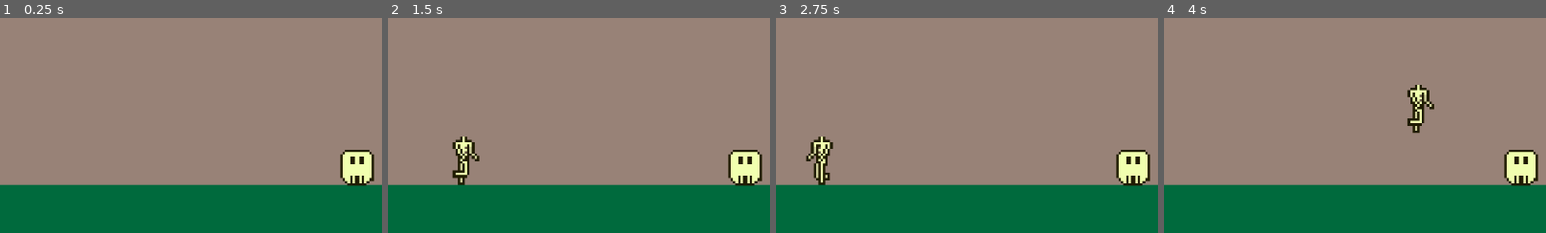
Above: before the commit, frames 1-4 (left to right).
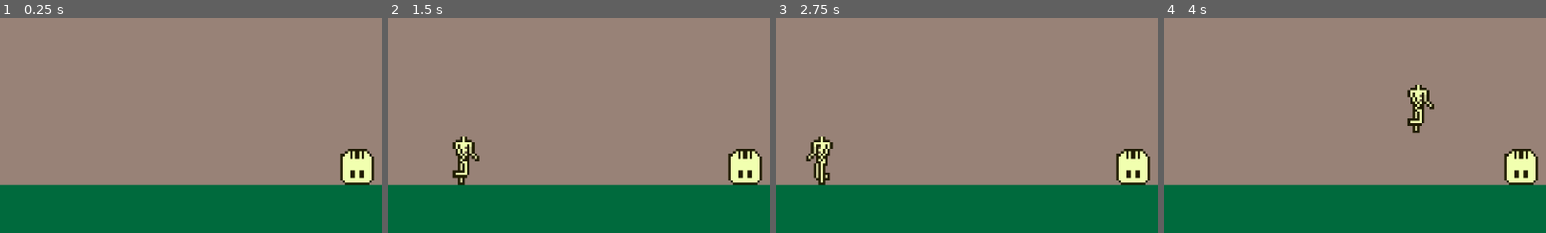
Above: after the commit, the same moments.

Repository: tucksravin/dont-lose-your-head
Game: Godot game, scene res://scenes/reunion/reunion.tscn
Two runs of this game, one before a commit and one after it. Both use one fixed random seed, a clock stepped at 60 frames per second and the inputs below. This scene is started directly instead of the project's main scene.
Inputs:
- Up to frame 1 (0.25 s): no input
- Up to frame 2 (1.5 s): tap Enter at 0.5 s; hold D (move_right) from 0.53 s (still down); tap E (interact) at 0.6, 1.35 s; tap Space (jump) at 0.77 s
- Up to frame 3 (2.75 s): tap Space (jump) at 1.52 s; release D (move_right) at 2.03 s; hold A (move_left) from 2.03 s (still down); tap E (interact) at 2.1 s
- Up to frame 4 (4 s): release A (move_left) at 2.78 s; hold D (move_right) from 2.78 s (still down); tap E (interact) at 2.85, 3.6 s; tap Space (jump) at 3.02, 3.77 s
The pictures show only the part of the screen within x 28-78%, y 50-100%; the shares and areas given below are measured in that part.

The runs differ from the first frame. In frame 1, 0.6% of the frame differs, in the area x 89-98%, y 60-79%; in frame 2, 0.6%; in frame 3, 0.6%; in frame 4, 0.6%.

Commit message:
Ending: head and body land upside down, seated; restore intro sprite; trim bridge
- reunion: the head now lies upside down (rotation PI) and sits on the floor
  exactly (art rows 290-319 against a floor top of 320). The body dives onto
  it: up-and-over with the turn on the rise, then an accelerating fall, ending
  balanced neck-down on the skull with no gap (rows 248-319, one continuous
  figure). Tunables are @export: dive_rise / dive_fall / dive_apex /
  landing_offset.
- reunion: pin the body sprite to idle frame 0 before disabling it. Freezing
  the node also freezes the AnimatedSprite2D, and the walk frames are a few px
  shorter than idle, so the landing height varied run to run. Now identical
  across three runs.
- intro.tscn: restore the head Sprite2D and the palette sky/ground. The merge
  of #11 re-saved the scene from an older copy, putting back the yellow
  ColorRect and the off-palette #1b1b2a sky while leaving the head_side
  texture declared but unused.
- bridge.png trimmed 64x16 -> 26x8 (34 px of empty canvas on the right, 8 on
  top were putting a gap around it wherever it was placed).
- sprites README: head_keyed's Aseprite tags recorded (look left / center /
  look right / wink / imprisoned f5-8).

Diff:
--- a/scenes/intro/intro.tscn
+++ b/scenes/intro/intro.tscn
@@ -14,7 +14,7 @@
 
 [node name="Background" type="Polygon2D" parent="." unique_id=1896323117]
 z_index = -1
-color = Color(0.105882, 0.105882, 0.164706, 1)
+color = Color(0.596078431372549, 0.509803921568627, 0.466666666666667, 1)
 polygon = PackedVector2Array(0, 0, 640, 0, 640, 360, 0, 360)
 
 [node name="Camera2D" type="Camera2D" parent="." unique_id=2066016079]
@@ -27,7 +27,7 @@
 shape = SubResource("WorldBoundaryShape2D_1")
 
 [node name="Visual" type="Polygon2D" parent="Ground" unique_id=1939201382]
-color = Color(0.25, 0.25, 0.3, 1)
+color = Color(0.270588235294118, 0.219607843137255, 0.109803921568627, 1)
 polygon = PackedVector2Array(-5000, 0, 5000, 0, 5000, 50, -5000, 50)
 
 [node name="HeadBlob" type="CharacterBody2D" parent="." unique_id=1717716912]
@@ -37,12 +37,10 @@
 position = Vector2(0, -14)
 shape = SubResource("RectangleShape2D_head")
 
-[node name="Visual" type="ColorRect" parent="HeadBlob" unique_id=438638277]
-offset_left = -14.0
-offset_top = -28.0
-offset_right = 14.0
-mouse_filter = 2
-color = Color(0.95, 0.85, 0.3, 1)
+[node name="Visual" type="Sprite2D" parent="HeadBlob" unique_id=438638277]
+position = Vector2(0, -14)
+scale = Vector2(2, 2)
+texture = ExtResource("3_head_tex")
 
 [node name="Body" parent="." unique_id=473802789 instance=ExtResource("2_body")]
 position = Vector2(100, 320)
--- a/scenes/reunion/reunion.gd
+++ b/scenes/reunion/reunion.gd
@@ -8,7 +8,8 @@
 ## release() is never called here, so the head stays put for good.
 ##
 ## When within interact_distance and the player presses "interact", a chained
-## Tween snaps the body to the head, fades to black, then loads next_scene.
+## Tween dives the body onto the upside-down head, fades to black, then loads
+## next_scene.
 ##
 ## Tween — Godot's built-in interpolator; create_tween() ties its lifetime to
 ## the scene tree so it cleans itself up automatically.
@@ -22,8 +23,17 @@
 
 ## Distance in pixels at which the interact prompt appears and "interact" works.
 @export var interact_distance: float = 64.0
-## Duration of the body-snaps-to-head animation (seconds).
-@export var merge_duration: float = 0.4
+## The dive, in two beats: the body leaves the ground and turns over (rise),
+## then drops onto the head (fall). Seconds.
+@export var dive_rise: float = 0.32
+@export var dive_fall: float = 0.22
+## How far above the landing point the body arcs on the way over (pixels).
+@export var dive_apex: float = 56.0
+## Where the body's origin finishes, relative to the head's origin. By then the
+## body is upside down, so the neck — the sprite's bottom edge once flipped —
+## is what rests on the top of the skull. -56 seats them with no gap and no
+## overlap; re-measure if either sprite's height changes.
+@export var landing_offset: Vector2 = Vector2(0, -56)
 ## Duration of the fade-to-black (seconds).
 @export var fade_duration: float = 0.8
 ## Scene to load after the reunion. Swap for credits / ending when ready.
@@ -58,19 +68,42 @@
 	phase = Phase.MERGING
 	interact_prompt.visible = false
 
+	# Pin the sprite to a known pose FIRST. process_mode DISABLED below stops the
+	# AnimatedSprite2D too, so it freezes on whatever frame it happened to be
+	# showing — and the walk frames are a few pixels shorter than idle, which
+	# moved the landing height run to run. Pinning idle makes the ending land
+	# identically every time.
+	var body_sprite: AnimatedSprite2D = body_blob.get_node_or_null("Visual") as AnimatedSprite2D
+	if body_sprite != null:
+		body_sprite.play(&"idle")
+		body_sprite.frame = 0
+
 	# Disable body.gd so it stops reading input and calling move_and_slide().
 	# With process_mode DISABLED, the CharacterBody2D holds position, letting
 	# the Tween set global_position directly without fighting physics.
 	body_blob.process_mode = Node.PROCESS_MODE_DISABLED
 
+	# The head is already lying upside down (rotation is set in reunion.tscn), so
+	# the body dives head-first onto it and finishes upside down too — balanced
+	# on the skull. Both land seated on their own lowest pixel, not floating.
+	var landing: Vector2 = head_blob.global_position + landing_offset
+	var apex: Vector2 = Vector2(
+			(body_blob.global_position.x + landing.x) * 0.5,
+			landing.y - dive_apex)
+
 	var tw: Tween = create_tween()
-	# Step 1: snap body to head position.
-	tw.tween_property(body_blob, "global_position",
-			head_blob.global_position, merge_duration)\
+	# Step 1: up and over — the turn happens on the way up, in parallel with the
+	# rise so both finish together and step 2 starts clean.
+	tw.tween_property(body_blob, "global_position", apex, dive_rise)\
 		.set_ease(Tween.EASE_OUT).set_trans(Tween.TRANS_QUAD)
-	# Step 2: fade screen to black.
+	tw.parallel().tween_property(body_blob, "rotation", PI, dive_rise)\
+		.set_ease(Tween.EASE_IN_OUT).set_trans(Tween.TRANS_SINE)
+	# Step 2: the dive down onto the head — EASE_IN so it accelerates.
+	tw.tween_property(body_blob, "global_position", landing, dive_fall)\
+		.set_ease(Tween.EASE_IN).set_trans(Tween.TRANS_QUAD)
+	# Step 3: fade screen to black.
 	tw.tween_property(fade, "modulate:a", 1.0, fade_duration)
-	# Step 3: load the next scene once the fade completes.
+	# Step 4: load the next scene once the fade completes.
 	tw.tween_callback(func() -> void:
 		phase = Phase.DONE
 		Game.change_scene(next_scene)
--- a/scenes/reunion/reunion.tscn
+++ b/scenes/reunion/reunion.tscn
@@ -36,7 +36,8 @@
 color = Color(0, 0.415686274509804, 0.23921568627451, 1)
 
 [node name="Head" parent="." instance=ExtResource("3_head")]
-position = Vector2(480, 306)
+position = Vector2(480, 304)
+rotation = 3.14159265358979
 
 [node name="Body" parent="." instance=ExtResource("2_body")]
 position = Vector2(100, 320)
Binary file changed: assets/sprites/bridge.png
Not shown, changed: assets/sprites/README.md
